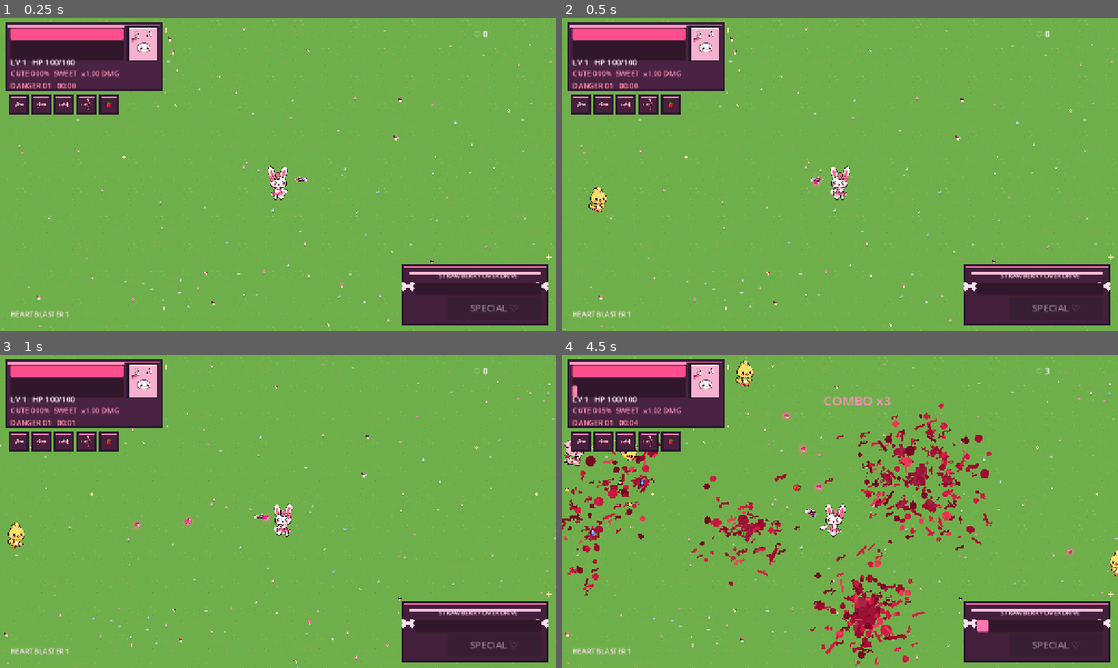
Above: before the commit, frames 1-4 (two rows, left to right).
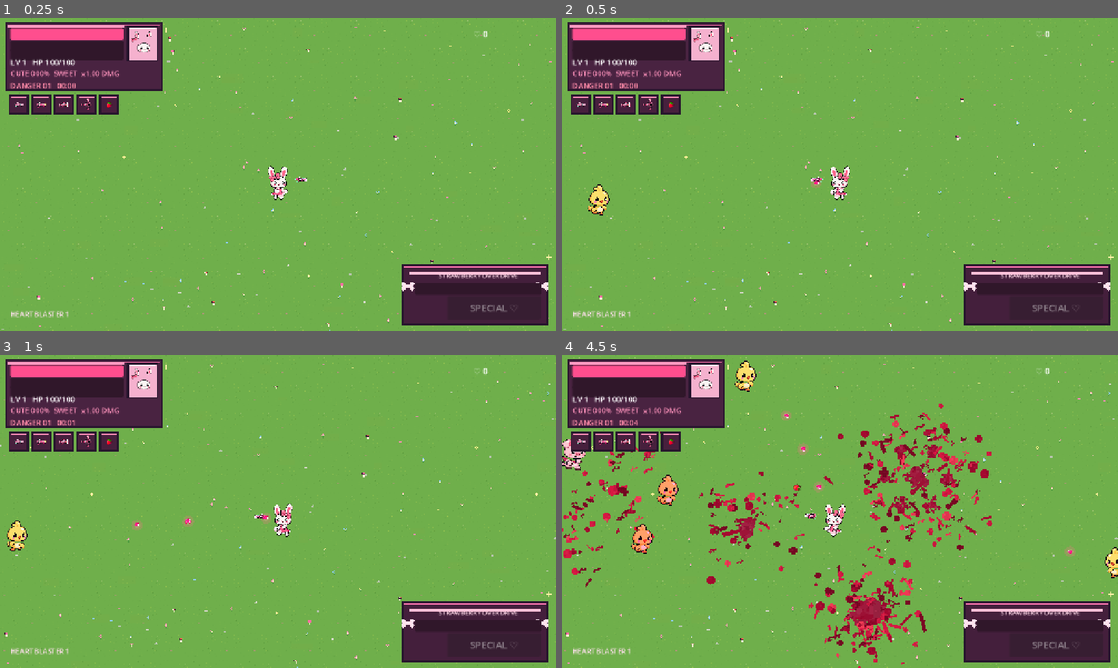
Above: after the commit, the same moments.

Repository: ramonsamagaio/cutecuterampage
Game: Godot game, scene res://scenes/Main.tscn
Two runs of this game, one before a commit and one after it. Both use one fixed random seed, a clock stepped at 60 frames per second and the inputs below.
Inputs (mouse positions are in pixels of both pictures, inside the frame that each line leads up to):
- Up to frame 1 (0.25 s): no input
- Up to frame 2 (0.5 s): no input
- Up to frame 3 (1 s): tap Enter at 0.5 s; move the mouse to (400, 495) at 0.52 s; hold Right (ui_right) from 0.53 s (still down); tap Shift at 0.6 s; tap Space at 0.77 s
- Up to frame 4 (4.5 s): move the mouse to (728, 527) at 1.27 s; release Right (ui_right) at 1.28 s; hold Down (ui_down) 1.28-2.03 s; tap Z at 1.35, 4.35 s; tap Space at 1.52, 3.02, 3.77 s; move the mouse to (895, 442) at 2.02 s; hold Right (ui_right) 2.03-2.78 s; tap X at 2.1 s; move the mouse to (812, 574) at 2.77 s; hold Up (ui_up) 2.78-3.53 s; tap C at 2.85 s; move the mouse to (1006, 558) at 3.52 s; hold Left (ui_left) from 3.53 s (still down); tap Shift at 3.6 s; move the mouse to (673, 464) at 4.27 s

Frame 1 is identical in both runs. In frame 2, 0.2% of the frame differs, in the area x 4-9%, y 53-64%; in frame 3, 0.2%; in frame 4, 7.8%, in the area x 0-100%, y 1-100%.
Error after the commit: Invalid call. Nonexistent function 'on_enemy_hit_feedback (via call)' in base 'Node2D (main.gd)'. (res://scripts/actors/enemy.gd:235)

Commit message:
combat: increase enemy presence, durability and hit knockback

Diff:
--- a/scripts/actors/enemy.gd
+++ b/scripts/actors/enemy.gd
@@ -6,9 +6,9 @@
 var elite: bool = false
 var elite_affix: String = ""
 var power_scale: float = 1.0
-var max_health: float = 12.0
-var health: float = 12.0
-var move_speed: float = 52.0
+var max_health: float = 26.0
+var health: float = 26.0
+var move_speed: float = 56.0
 var contact_damage: float = 6.0
 var attack_cooldown: float = 0.0
 var xp_reward: int = 1
@@ -29,9 +29,11 @@
 var _leg_l: CutoutArtPart
 var _leg_r: CutoutArtPart
 var _tail_art: CutoutArtPart
+var _knockback_velocity: Vector2 = Vector2.ZERO
+var _hit_flash: float = 0.0
 
 const REGISTERED_ENEMY_CANVAS: Vector2 = Vector2(36.0, 41.0)
-const BASE_VISUAL_SCALE: float = 2.05
+const BASE_VISUAL_SCALE: float = 2.36
 
 func _ready() -> void:
 	add_to_group("enemy")
@@ -41,35 +43,35 @@
 	add_child(visual)
 
 	if enemy_kind == "pig":
-		max_health = 30.0
-		move_speed = 41.0
-		contact_damage = 8.0
+		max_health = 52.0
+		move_speed = 45.0
+		contact_damage = 9.0
 		xp_reward = 2
 	else:
-		max_health = 12.0
-		move_speed = 56.0
-		contact_damage = 5.5
+		max_health = 26.0
+		move_speed = 61.0
+		contact_damage = 6.2
 		xp_reward = 1
 
 	match archetype:
 		"shooter":
-			max_health *= 0.82
-			move_speed *= 0.86
+			max_health *= 0.88
+			move_speed *= 0.88
 			xp_reward += 1
 			_base_modulate = Color(0.96, 0.88, 1.0, 1.0)
-			_shoot_timer = randf_range(0.45, 1.25)
+			_shoot_timer = randf_range(0.40, 1.05)
 		"charger":
-			max_health *= 1.35
-			move_speed *= 0.96
-			contact_damage *= 1.20
+			max_health *= 1.38
+			move_speed *= 0.98
+			contact_damage *= 1.24
 			xp_reward += 1
-			_charge_cooldown = randf_range(1.0, 2.4)
+			_charge_cooldown = randf_range(0.9, 2.1)
 		_:
 			_base_modulate = Color.WHITE
 
 	max_health *= power_scale
-	contact_damage *= 1.0 + maxf(0.0, power_scale - 1.0) * 0.24
-	move_speed *= 1.0 + minf(0.30, maxf(0.0, power_scale - 1.0) * 0.025)
+	contact_damage *= 1.0 + maxf(0.0, power_scale - 1.0) * 0.27
+	move_speed *= 1.0 + minf(0.34, maxf(0.0, power_scale - 1.0) * 0.028)
 	if elite:
 		max_health *= 2.8
 		move_speed *= 1.12
@@ -127,6 +129,7 @@
 
 func _physics_process(delta: float) -> void:
 	attack_cooldown = maxf(0.0, attack_cooldown - delta)
+	_hit_flash = maxf(0.0, _hit_flash - delta)
 	var player_node: Node2D = get_tree().get_first_node_in_group("player") as Node2D
 	if player_node == null:
 		return
@@ -138,15 +141,19 @@
 		"charger": _move_charger(delta, to_player, distance)
 		_: velocity = to_player * move_speed
 
+	velocity += _knockback_velocity
 	move_and_slide()
+	_knockback_velocity = _knockback_velocity.move_toward(Vector2.ZERO, delta * 560.0)
 	if absf(velocity.x) > 0.1:
 		visual.scale.x = absf(visual.scale.x) * signf(velocity.x)
 	_animate_parts(delta)
-
-	if distance < 38.0 and attack_cooldown <= 0.0:
+	if _hit_flash > 0.0:
+		visual.modulate = Color(1.65, 0.72, 0.96, 1.0)
+
+	if distance < 42.0 and attack_cooldown <= 0.0:
 		var impact_multiplier: float = 1.55 if archetype == "charger" and _charge_active > 0.0 else 1.0
 		player_node.call("take_damage", contact_damage * impact_multiplier)
-		attack_cooldown = 0.9
+		attack_cooldown = 0.86
 
 func _animate_parts(delta: float) -> void:
 	_anim_phase = fmod(_anim_phase + delta * (7.0 + move_speed * 0.018), TAU)
@@ -169,19 +176,19 @@
 	else:
 		velocity = to_player.rotated(PI * 0.5 * _strafe_sign) * move_speed * 0.58
 	_shoot_timer -= delta
-	if _shoot_timer <= 0.0 and distance < 570.0:
+	if _shoot_timer <= 0.0 and distance < 590.0:
 		var game_node: Node = get_tree().get_first_node_in_group("game")
 		if game_node != null:
-			var projectile_damage: float = contact_damage * 0.72
-			var projectile_speed: float = 185.0 + minf(125.0, maxf(0.0, power_scale - 1.0) * 10.0)
+			var projectile_damage: float = contact_damage * 0.74
+			var projectile_speed: float = 195.0 + minf(135.0, maxf(0.0, power_scale - 1.0) * 11.0)
 			game_node.call("spawn_enemy_projectile", global_position, to_player, projectile_damage, projectile_speed)
-		var cadence: float = maxf(0.72, 1.58 - minf(0.62, power_scale * 0.055))
-		_shoot_timer = cadence + randf_range(-0.12, 0.18)
+		var cadence: float = maxf(0.66, 1.46 - minf(0.64, power_scale * 0.058))
+		_shoot_timer = cadence + randf_range(-0.10, 0.15)
 
 func _move_charger(delta: float, to_player: Vector2, distance: float) -> void:
 	if _charge_active > 0.0:
 		_charge_active -= delta
-		velocity = _charge_direction * move_speed * 3.35
+		velocity = _charge_direction * move_speed * 3.45
 		visual.modulate = Color(1.0, 0.56, 0.68, 1.0)
 		return
 	if _charge_windup > 0.0:
@@ -191,17 +198,27 @@
 		visual.modulate = Color(1.0, pulse, pulse, 1.0)
 		if _charge_windup <= 0.0:
 			_charge_direction = to_player
-			_charge_active = 0.56
+			_charge_active = 0.58
 		return
 	visual.modulate = _base_modulate
 	_charge_cooldown -= delta
 	velocity = to_player * move_speed
-	if _charge_cooldown <= 0.0 and distance < 460.0:
-		_charge_windup = 0.46
-		_charge_cooldown = maxf(1.55, 3.25 - minf(1.4, power_scale * 0.06))
+	if _charge_cooldown <= 0.0 and distance < 480.0:
+		_charge_windup = 0.42
+		_charge_cooldown = maxf(1.40, 3.05 - minf(1.45, power_scale * 0.065))
 
 func take_damage(amount: float, hit_direction: Vector2 = Vector2.ZERO, is_critical: bool = false) -> void:
 	health -= amount
+	_hit_flash = 0.085 if not is_critical else 0.13
+	var push_dir: Vector2 = hit_direction.normalized()
+	if push_dir == Vector2.ZERO:
+		push_dir = Vector2.RIGHT.rotated(randf() * TAU)
+	var impulse: float = 78.0 + minf(125.0, amount * 4.4)
+	if is_critical:
+		impulse *= 1.48
+	_knockback_velocity += push_dir * impulse
+	if _knockback_velocity.length() > 290.0:
+		_knockback_velocity = _knockback_velocity.normalized() * 290.0
 	if not parts.is_empty():
 		var part: CutoutArtPart = parts[randi() % parts.size()]
 		part.add_random_blood_stain(3 if is_critical else 1)
@@ -209,37 +226,40 @@
 	if root != null:
 		var number: DamageNumber = DamageNumber.new()
 		root.add_child(number)
-		number.configure(global_position + Vector2(randf_range(-8.0, 8.0), -24.0), amount, is_critical)
+		number.configure(global_position + Vector2(randf_range(-9.0, 9.0), -28.0), amount, is_critical)
 	var blood_node: Node = get_tree().get_first_node_in_group("blood_system")
 	if blood_node != null:
-		blood_node.call("emit_burst", global_position, hit_direction, 14 if is_critical else 8)
+		blood_node.call("emit_burst", global_position, push_dir, 18 if is_critical else 10)
+	var game_node: Node = get_tree().get_first_node_in_group("game")
+	if game_node != null:
+		game_node.call("on_enemy_hit_feedback", global_position, is_critical, amount)
 	if health <= 0.0:
-		_die(hit_direction)
+		_die(push_dir)
 
 func _die(hit_direction: Vector2) -> void:
 	var blood_node: Node = get_tree().get_first_node_in_group("blood_system")
 	if blood_node != null:
-		blood_node.call("emit_burst", global_position, hit_direction, 46 if elite else 28)
-		blood_node.call("add_massive_splat", global_position, 12 if elite else 8, Color("a60930"))
+		blood_node.call("emit_burst", global_position, hit_direction, 62 if elite else 40)
+		blood_node.call("add_massive_splat", global_position, 15 if elite else 10, Color("a60930"))
 		var chunk_parts: Array[CutoutArtPart] = []
 		for part: CutoutArtPart in parts:
 			chunk_parts.append(part)
 		chunk_parts.shuffle()
-		var chunk_count: int = mini(chunk_parts.size(), 6 if elite else 4)
+		var chunk_count: int = mini(chunk_parts.size(), 7 if elite else 5)
 		for i: int in chunk_count:
 			var chunk_part: CutoutArtPart = chunk_parts[i]
 			var force_dir: Vector2 = hit_direction
 			if force_dir == Vector2.ZERO:
 				force_dir = Vector2.RIGHT.rotated(randf() * TAU)
-			force_dir = force_dir.rotated(randf_range(-1.15, 1.15))
+			force_dir = force_dir.rotated(randf_range(-1.28, 1.28))
 			var scaled_size: Vector2 = chunk_part.target_size * absf(visual.scale.x)
-			blood_node.call("spawn_art_chunk", global_position, chunk_part.texture_path, scaled_size, force_dir * randf_range(85.0, 155.0))
+			blood_node.call("spawn_art_chunk", global_position, chunk_part.texture_path, scaled_size, force_dir * randf_range(105.0, 205.0))
 	if elite and elite_affix == "volatile":
 		var game_node: Node = get_tree().get_first_node_in_group("game")
 		if game_node != null:
-			for i: int in 10:
-				var angle: float = TAU * float(i) / 10.0
-				game_node.call("spawn_enemy_projectile", global_position, Vector2.RIGHT.rotated(angle), contact_damage * 0.42, 220.0)
+			for i: int in 12:
+				var angle: float = TAU * float(i) / 12.0
+				game_node.call("spawn_enemy_projectile", global_position, Vector2.RIGHT.rotated(angle), contact_damage * 0.42, 235.0)
 	var game: Node = get_tree().get_first_node_in_group("game")
 	if game != null:
 		game.call("on_enemy_killed", global_position, xp_reward, elite)
